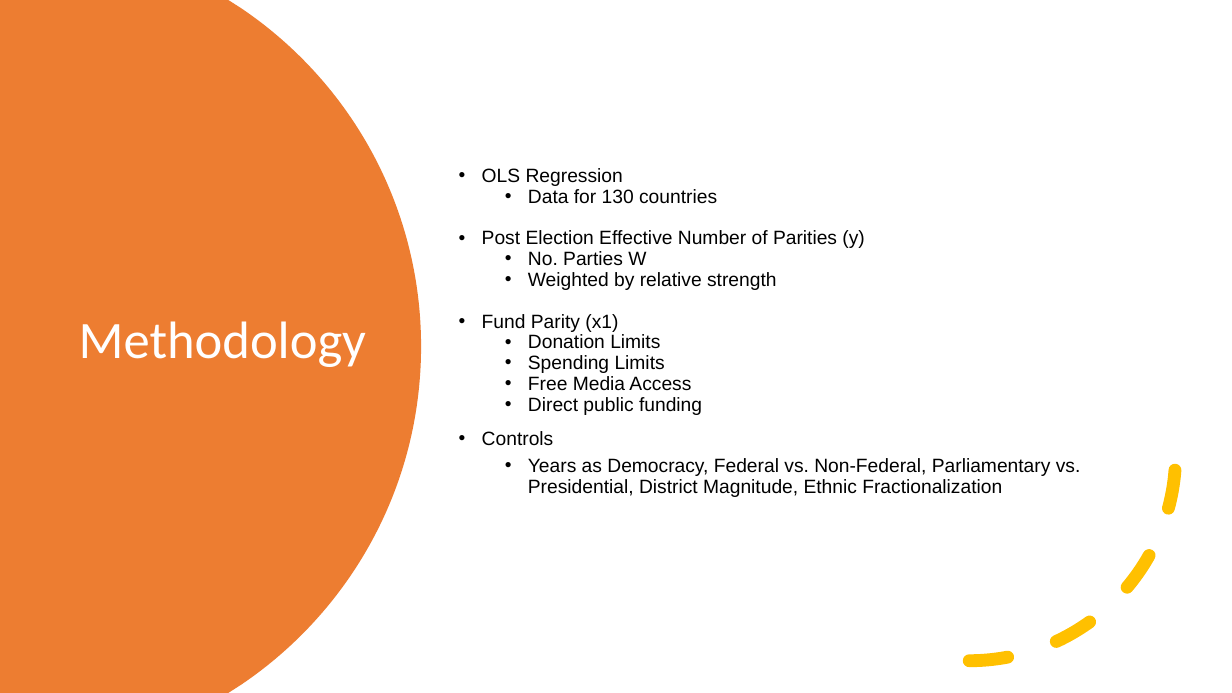
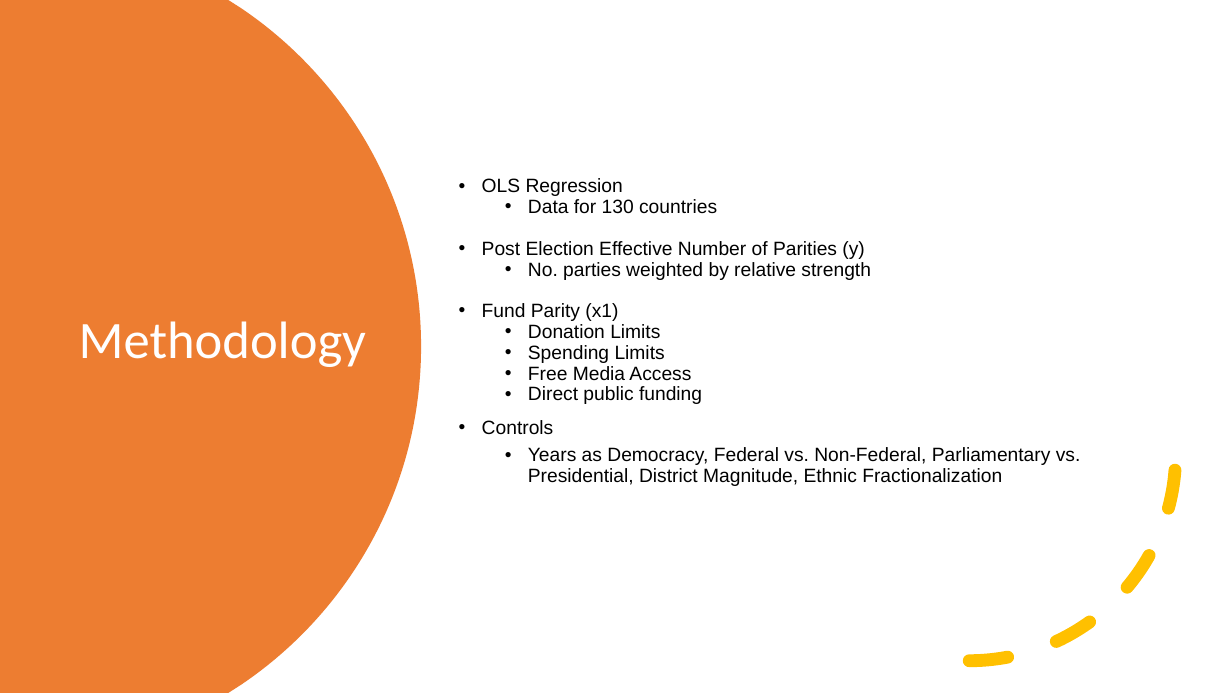
Before and after one commit to R-Hallissey/StatsII_Spring2023, a slide deck: slide 3 of Replication/Presentation/Replication and Improvement of The Impact of Campaign.pptx. Drawn at 1232x693 pixels with LibreOffice and Linux fonts; fonts in the diff are those of the drawing. Boxes give left, top, right and bottom in pixels: in the first picture for what was removed or moved away, otherwise in the second. Text is boxed around its words. In the diff, an @@ line names an element or a change of style, - is before the commit and + after.

```diff
--- a/Replication/Presentation/Replication and Improvement of The Impact of Campaign.pptx
+++ b/Replication/Presentation/Replication and Improvement of The Impact of Campaign.pptx
@@ text at (528,262,870,280): text changed @@
-  • No. Parties W
-  • Weighted by relative strength
+  • No. parties weighted by relative strength
```
Also in this commit, not shown: 2 other slides changed, 1 slide added, 2 other files.
